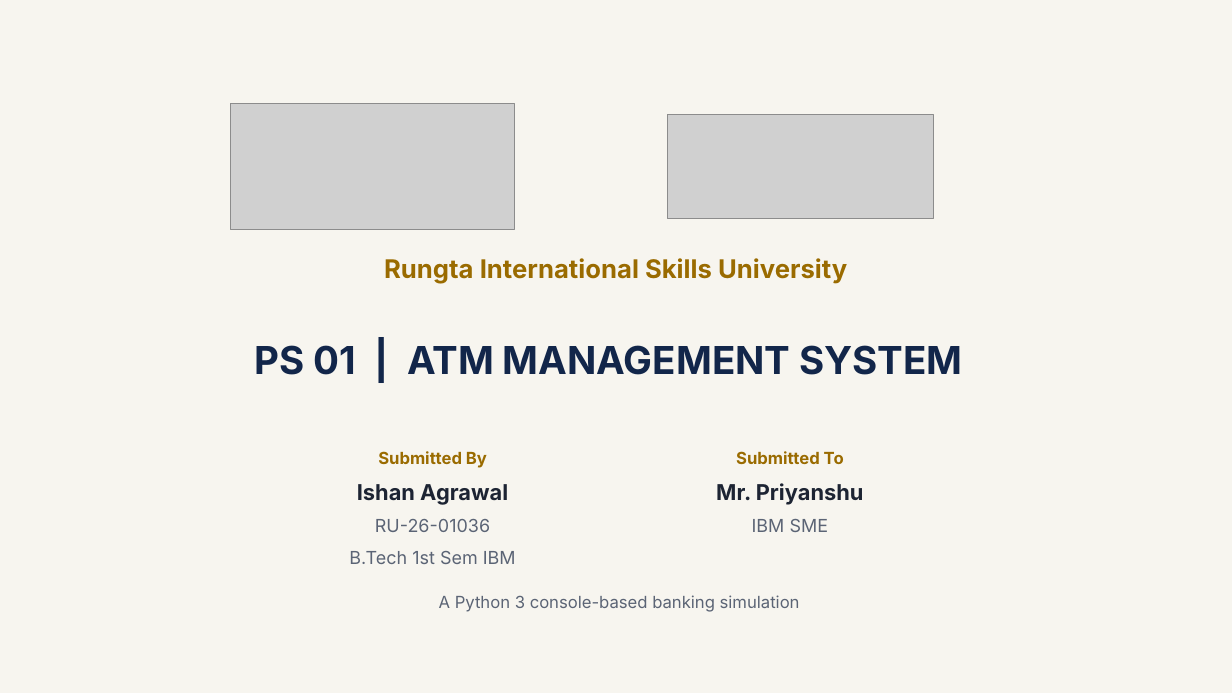
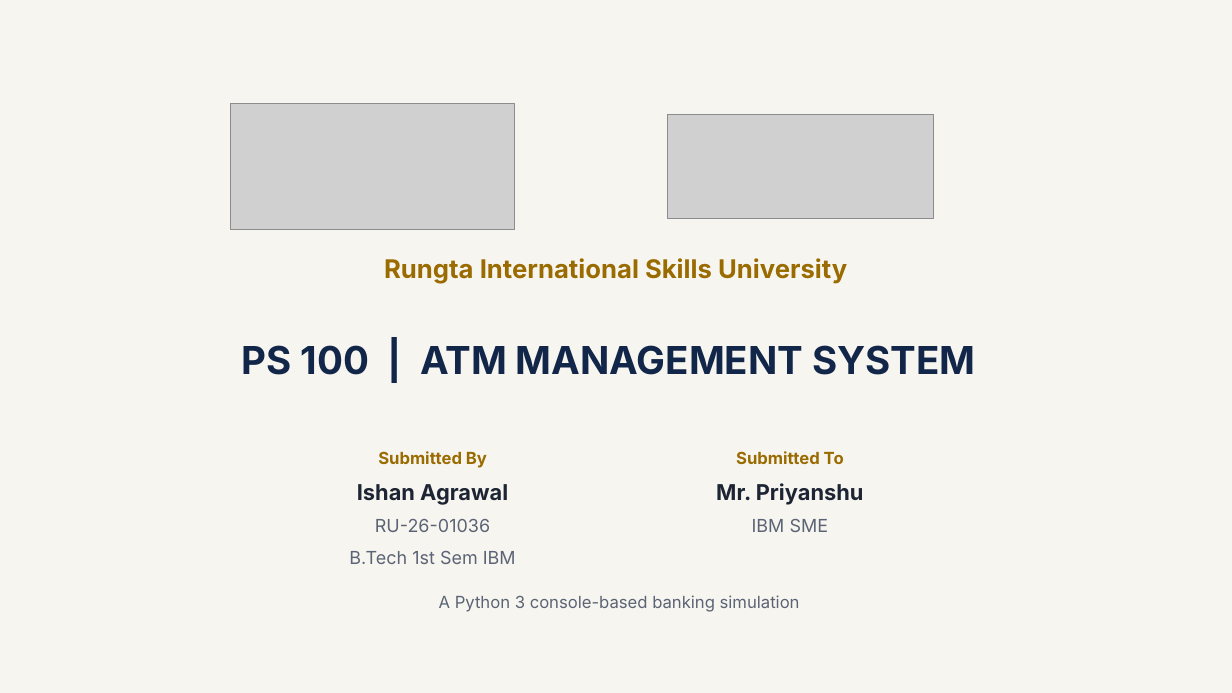
Before and after one commit to 1shagrawal/ATM-Management-System, a slide deck: slide 1 of Presentation_Pro(1).pptx. Drawn at 1232x693 pixels with LibreOffice and Linux fonts; fonts in the diff are those of the drawing; grey boxes stand for pictures. Boxes give left, top, right and bottom in pixels: in the first picture for what was removed or moved away, otherwise in the second. Text is boxed around its words. In the diff, an @@ line names an element or a change of style, - is before the commit and + after.

Commit message:
Add files via upload
Updated PS No. in Slide (1) of Presentation_Pro(1).pptx, third file in the file-list from the top!

```diff
--- a/Presentation_Pro(1).pptx
+++ b/Presentation_Pro(1).pptx
@@ title at bbox=[242, 345, 975, 375]: text changed @@
-PS 01 | ATM MANAGEMENT SYSTEM
+PS 100 | ATM MANAGEMENT SYSTEM
```
